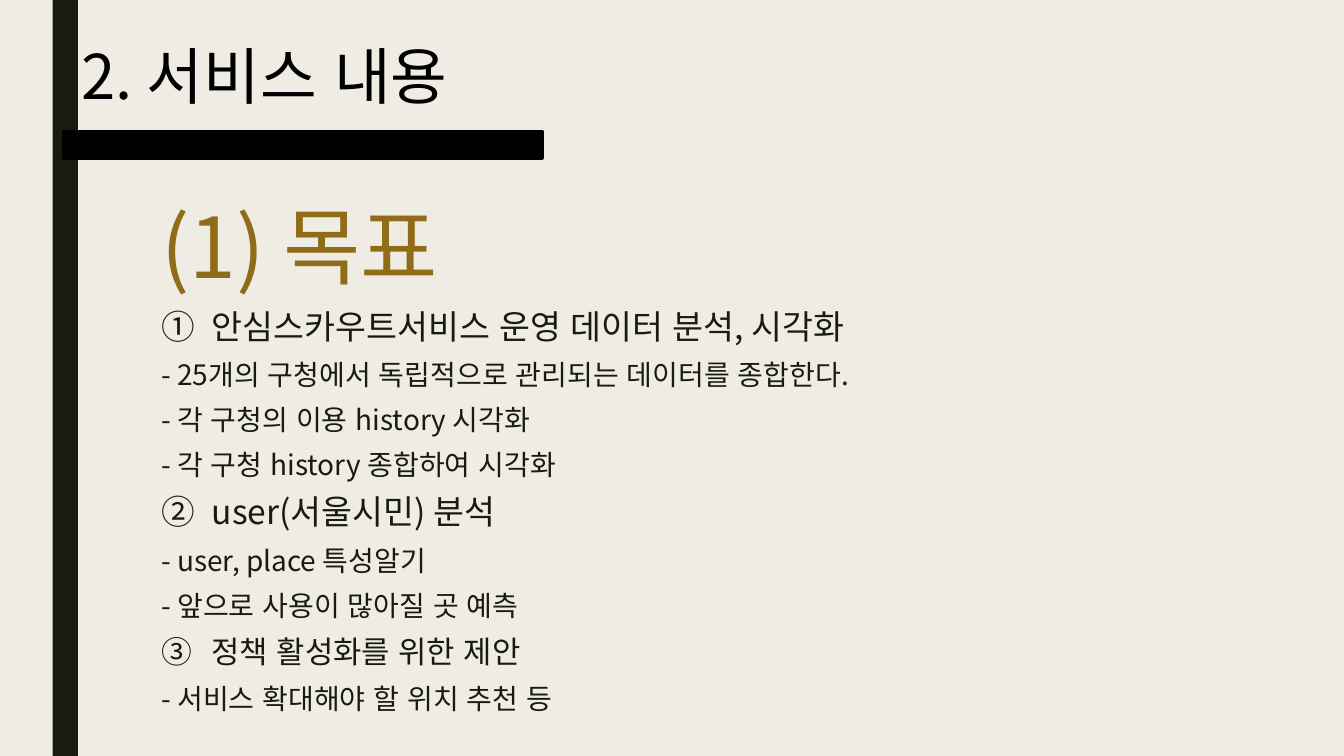
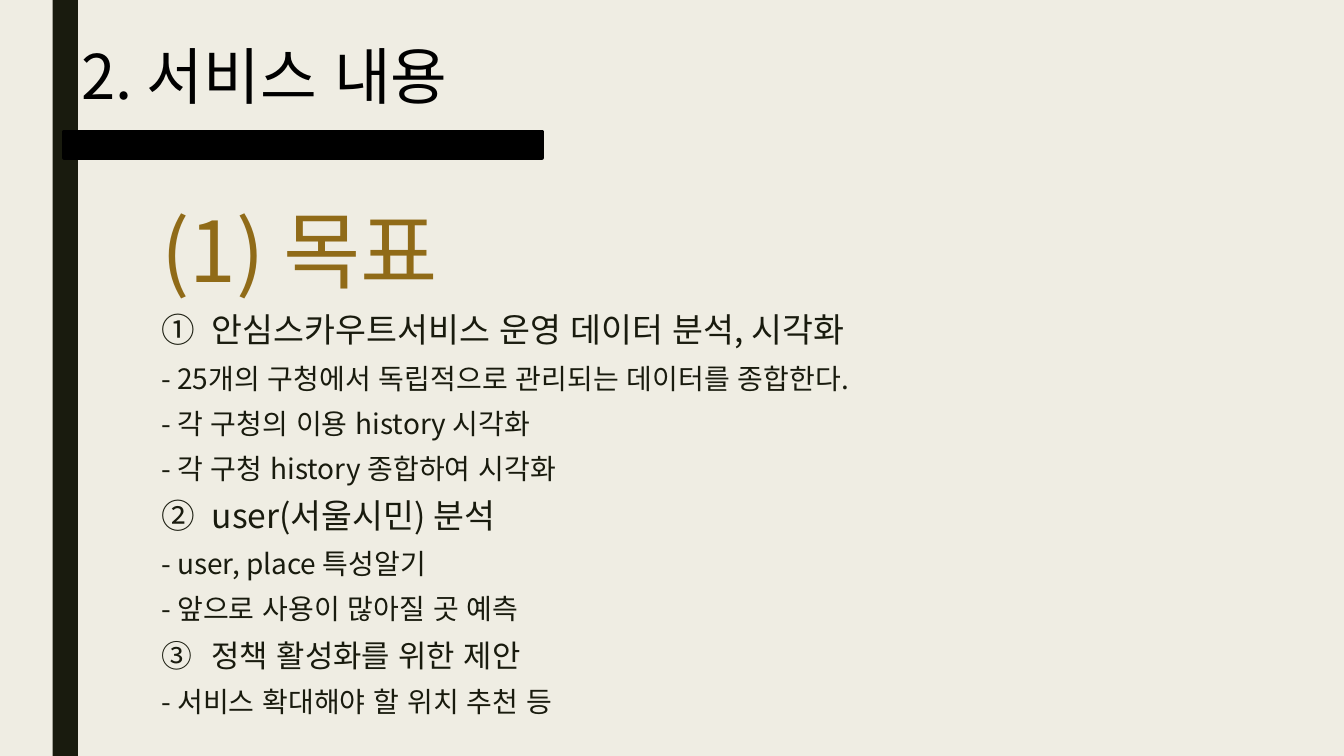
Before and after one commit to mgh3326/Woman_Safe_way_big_data_web_project, a slide deck: slide 6 of 서울시 안심스카우트 서비스 개선.pptx. Drawn at 1344x756 pixels with LibreOffice and Linux fonts; fonts in the diff are those of the drawing. Boxes give left, top, right and bottom in pixels: in the first picture for what was removed or moved away, otherwise in the second. Text is boxed around its words. In the diff, an @@ line names an element or a change of style, - is before the commit and + after.

```diff
--- a/서울시 안심스카우트 서비스 개선.pptx
+++ b/서울시 안심스카우트 서비스 개선.pptx
@@ text "(1) 목표": place and size @@
-text "(1) 목표" at [161, 209, 849, 712]
+text "(1) 목표" at [161, 213, 849, 715]
```
Also in this commit, not shown: 1 other slide changed, 13 other files.
